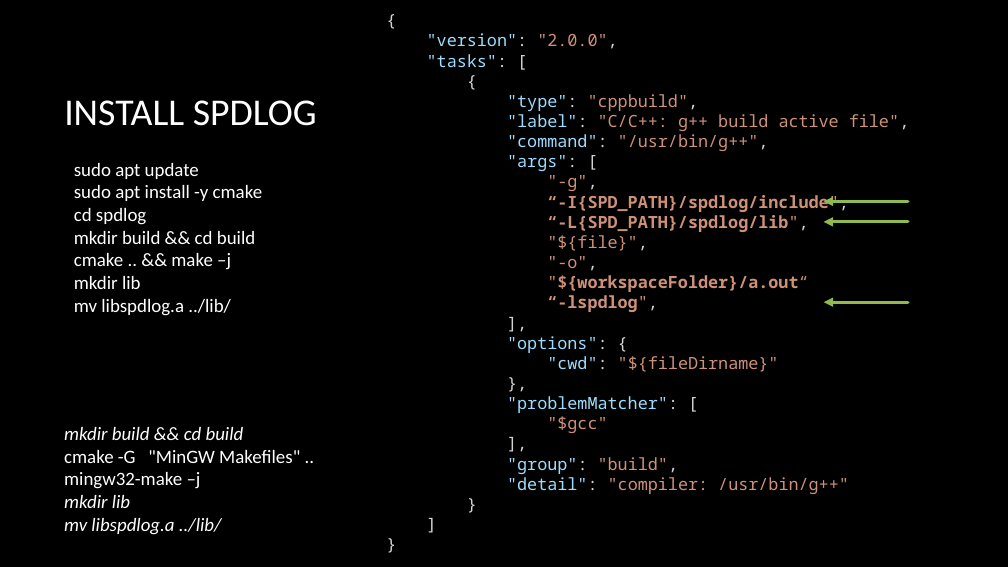
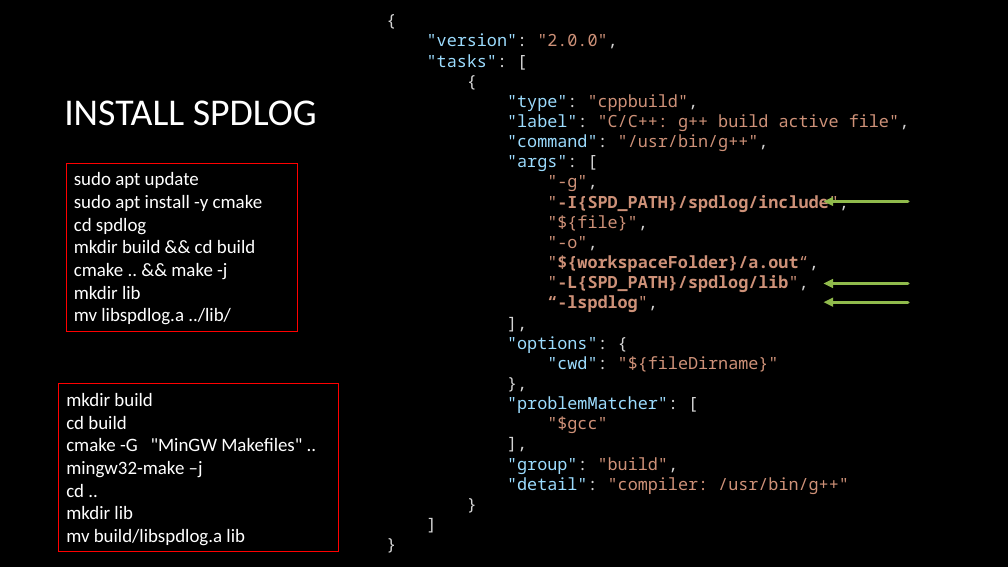
Before and after one commit to CNOCycle/cpp_tutorial, a slide deck: slide 10 of lab02/00-lab02.pptx (slide 9 before the commit). Drawn at 1008x567 pixels with LibreOffice and Linux fonts; fonts in the diff are those of the drawing; background and template pictures are left out. Boxes give left, top, right and bottom in pixels: in the first picture for what was removed or moved away, otherwise in the second. Text is boxed around its words. In the diff, an @@ line names an element or a change of style, - is before the commit and + after.

```diff
--- a/lab02/00-lab02.pptx
+++ b/lab02/00-lab02.pptx
@@ rectangle "sudo apt update": place and size @@
-rectangle "sudo apt update" at [74,163,262,316]
+rectangle "sudo apt update" at [67,163,298,331]
@@ rectangle "sudo apt update" at [67,163,298,331]: outline none to #FF0000 0.75 pt @@
@@ text at [547,195,849,212]: text changed @@
-“-I{SPD_PATH}/spdlog/include",
-“-L{SPD_PATH}/spdlog/lib",
+"-I{SPD_PATH}/spdlog/include",
@@ text in rectangle at [74,263,227,280]: text changed @@
-cmake .. && make –j
+cmake .. && make -j
@@ text at [547,255,819,292]: text changed @@
-"${workspaceFolder}/a.out“
+"${workspaceFolder}/a.out“,
+"-L{SPD_PATH}/spdlog/lib",
@@ arrow moved from (908, 222) - (824, 222) to (908, 284) - (824, 284) @@
@@ rectangle "mkdir build" at [59,384,339,552]: outline none to #FF0000 0.75 pt @@
@@ rectangle "mkdir build": place and size @@
-rectangle "mkdir build" at [64,427,300,535]
+rectangle "mkdir build" at [59,384,339,552]
@@ text in rectangle at [66,393,152,429]: text changed; italic off @@
-mkdir build && cd build
+mkdir build
+cd build
@@ text in rectangle at [66,484,84,497]: paragraph added @@
+cd ..
@@ text in rectangle at [66,506,133,519]: italic off in "mkdir lib" @@
@@ text in rectangle at [66,529,245,546]: text changed; italic off @@
-mv libspdlog.a ../lib/
+mv build/libspdlog.a lib
```
Also in this commit, not shown: 2 other slides changed, 6 slides added.
